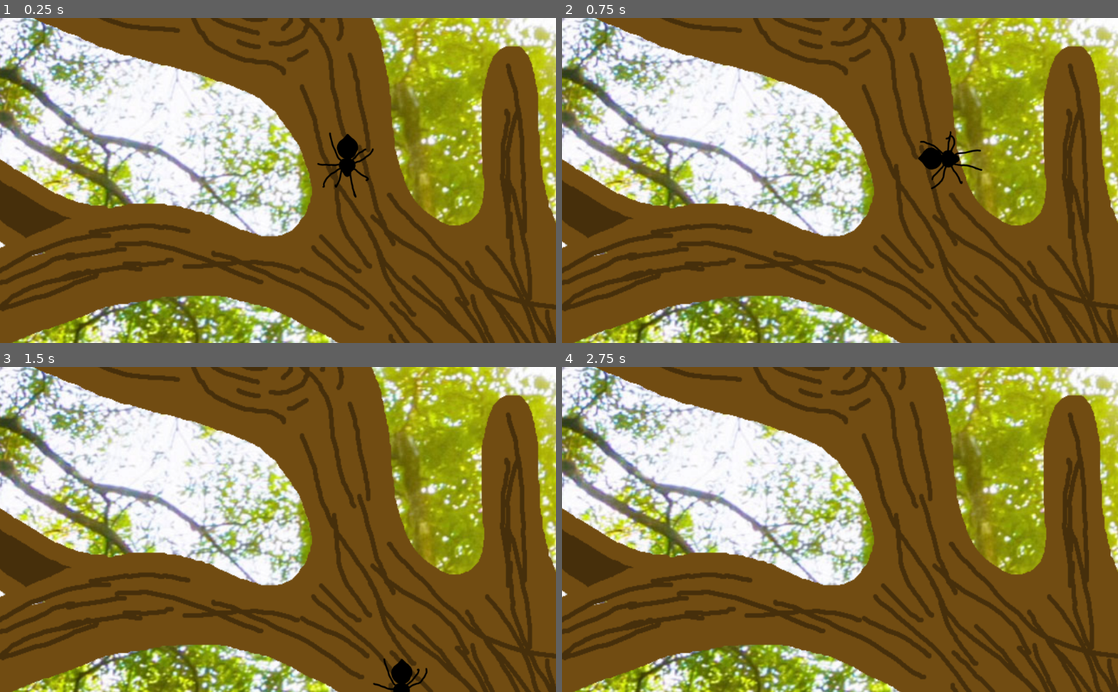
Above: before the commit, frames 1-4 (two rows, left to right).
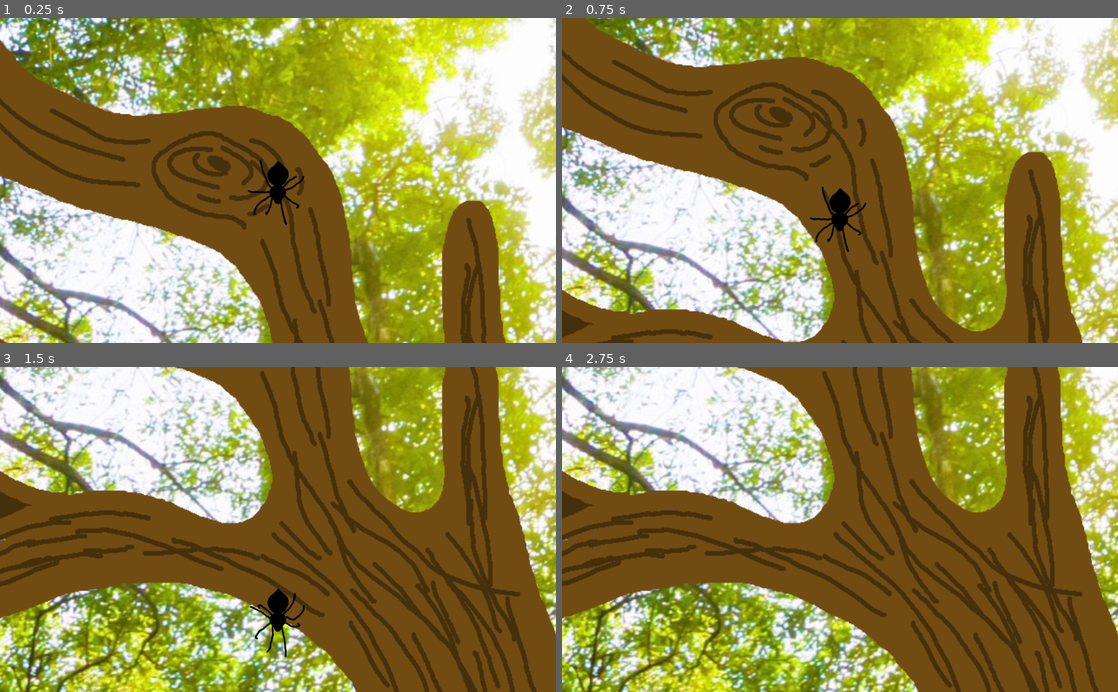
Above: after the commit, the same moments.

Repository: MarmotaGames/aracnotopia
Game: Godot game, scene res://main.tscn
Same seed, same stepped clock (60 frames per second), same inputs: the game is played once before the commit and once after it.
Inputs (mouse positions are in pixels of both pictures, inside the frame that each line leads up to):
- Up to frame 1 (0.25 s): no input
- Up to frame 2 (0.75 s): tap Enter (ui_accept) at 0.5 s; move the mouse to (962, 164) at 0.52 s; hold Right (ui_right) from 0.53 s (still down); hold Enter (ui_accept) from 0.53 s (still down); click (962, 164) at 0.67 s
- Up to frame 3 (1.5 s): move the mouse to (166, 545) at 1.27 s; release Right (ui_right) at 1.28 s; release Enter (ui_accept) at 1.28 s; hold Down (ui_down) from 1.28 s (still down); tap Enter (ui_accept) at 1.35 s
- Up to frame 4 (2.75 s): tap Enter (ui_accept) at 1.52, 1.82 s; move the mouse to (895, 458) at 2.02 s; release Down (ui_down) at 2.03 s; hold Right (ui_right) from 2.03 s (still down); hold Enter (ui_accept) from 2.03 s (still down)

The runs differ from the first frame. In frame 1, 88% of the frame differs, in the area x 0-100%, y 0-100%; in frame 2, 85%; in frame 3, 69%; in frame 4, 68%.

Commit message:
Created Camera2D node for the player. Camera boundaries are hardcoded for now

Diff:
--- a/GodotProject/main.tscn
+++ b/GodotProject/main.tscn
@@ -14,13 +14,13 @@
 
 [node name="Spider" parent="." index="0" instance=ExtResource( 1 )]
 
-position = Vector2( 800, 300 )
+position = Vector2( 800, 600 )
 _sections_unfolded = [ "Transform" ]
 
 [node name="BackgroundSprite" type="Sprite" parent="." index="1"]
 
 show_behind_parent = true
-position = Vector2( 1212.7, 139.526 )
+position = Vector2( 1281.33, 720.982 )
 scale = Vector2( 2, 2 )
 texture = ExtResource( 2 )
 _sections_unfolded = [ "Transform", "Visibility" ]
--- a/GodotProject/player/Player.gd
+++ b/GodotProject/player/Player.gd
@@ -64,9 +64,15 @@
 	if !Input.is_action_pressed("ui_up") and !Input.is_action_pressed("ui_right") and !Input.is_action_pressed("ui_left") and !Input.is_action_pressed("ui_down") and !isRotating:
 		$AnimatedSprite.playing = false
 
-	if Input.is_action_pressed("ui_accept") and fall:
-		if $"/root/Root/BackgroundSprite/Area2D".spiderInArea == true:
-			fall = false
+	if Input.is_action_just_pressed("ui_accept") and not $StickTimer.time_left:
+		if fall:
+			if $"/root/Root/BackgroundSprite/Area2D".spiderInArea == true:
+				fall = false
+				$StickTimer.start()
+		else:
+			fall = true
+			$StickTimer.start()
+
 
 func getRotation():
 	if direction.x == 0:
--- a/GodotProject/player/Player.tscn
+++ b/GodotProject/player/Player.tscn
@@ -10,9 +10,6 @@
 [ext_resource path="res://assets/player/walk_cycle/07.png" type="Texture" id=8]
 [ext_resource path="res://assets/player/walk_cycle/08.png" type="Texture" id=9]
 [ext_resource path="res://assets/player/walk_cycle/09.png" type="Texture" id=10]
-
-
-
 
 [sub_resource type="CapsuleShape2D" id=1]
 
@@ -77,3 +74,36 @@
 scale = Vector2( 3.03858, 1.20858 )
 shape = SubResource( 3 )
 _sections_unfolded = [ "Transform", "Z Index" ]
+
+[node name="Camera2D" type="Camera2D" parent="." index="2"]
+
+anchor_mode = 1
+rotating = false
+current = true
+zoom = Vector2( 1, 1 )
+limit_left = 0
+limit_top = 0
+limit_right = 2050
+limit_bottom = 1200
+limit_smoothed = false
+drag_margin_h_enabled = true
+drag_margin_v_enabled = true
+smoothing_enabled = false
+smoothing_speed = 5.0
+offset_v = 0.0
+offset_h = 0.0
+drag_margin_left = 0.2
+drag_margin_top = 0.2
+drag_margin_right = 0.2
+drag_margin_bottom = 0.2
+editor_draw_screen = true
+editor_draw_limits = false
+editor_draw_drag_margin = false
+_sections_unfolded = [ "Limit" ]
+
+[node name="StickTimer" type="Timer" parent="." index="3"]
+
+process_mode = 1
+wait_time = 0.1
+one_shot = true
+autostart = false
